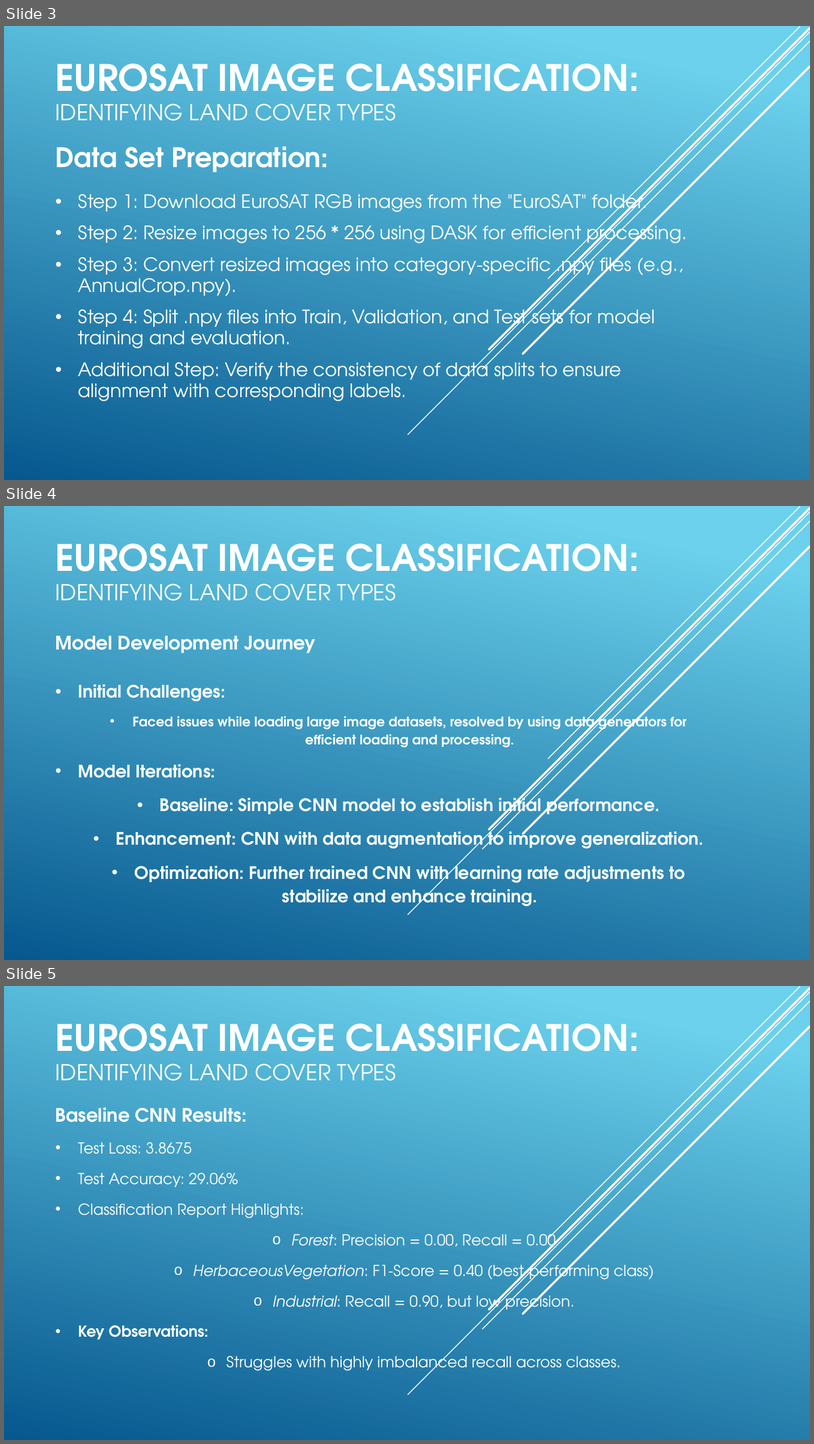
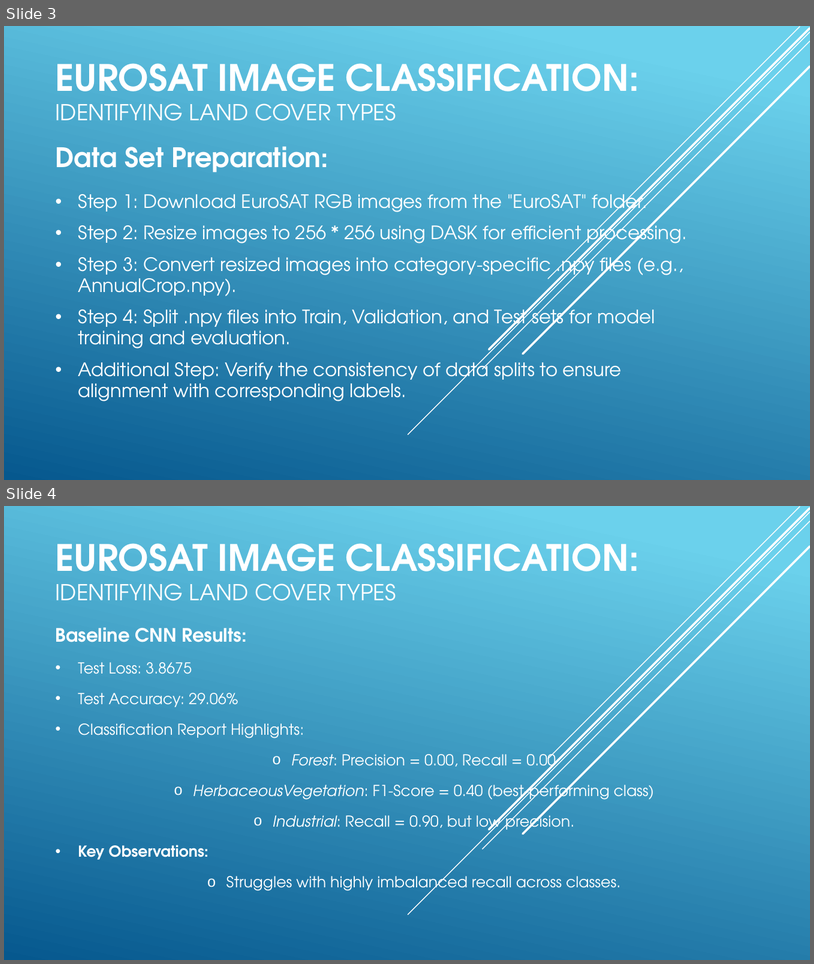
Before and after one commit to sadhchanGitHub/data_science_projects, a slide deck: cas_deepL_project/Eurosat_Image_Classification_Project.pptx. Shown one above the other, each under a label of ours: slides 3, 4 and 5 before the commit, slides 3 and 4 after it. The pictures are 814x1444 and 814x964 pixels, drawn with LibreOffice and Linux fonts; fonts in the diff are those of the drawing. Boxes give left, top, right and bottom in pixels: in the first picture for what was removed or moved away, otherwise in the second. Text is boxed around its words. In the diff, an @@ line names an element or a change of style, - is before the commit and + after.

```diff
--- a/cas_deepL_project/Eurosat_Image_Classification_Project.pptx
+++ b/cas_deepL_project/Eurosat_Image_Classification_Project.pptx
@@ slide 4 removed at (4, 506, 810, 960), background gradient #6ED2EB to #06588E; not listed: 5 template elements that a slide beside it also shows @@
@@ title removed at (56, 543, 639, 601) @@
-EUROSAT IMAGE CLASSIFICATION: IDENTIFYING LAND COVER TYPES
@@ subtitle removed at (56, 636, 704, 909) @@
-Model Development Journey
-• Initial Challenges:
-  • Faced issues while loading large image datasets, resolved by using data generators for efficient loading and processing.
-• Model Iterations:
-  • Baseline: Simple CNN model to establish initial performance.
-  • Enhancement: CNN with data augmentation to improve generalization.
-  • Optimization: Further trained CNN with learning rate adjustments to stabilize and enhance training.
@@ what was slide 5 is now slide 4 @@
```
Also in this commit, not shown: 4 slides changed, 3 slides added, 1 other slide removed, 29 other files.
